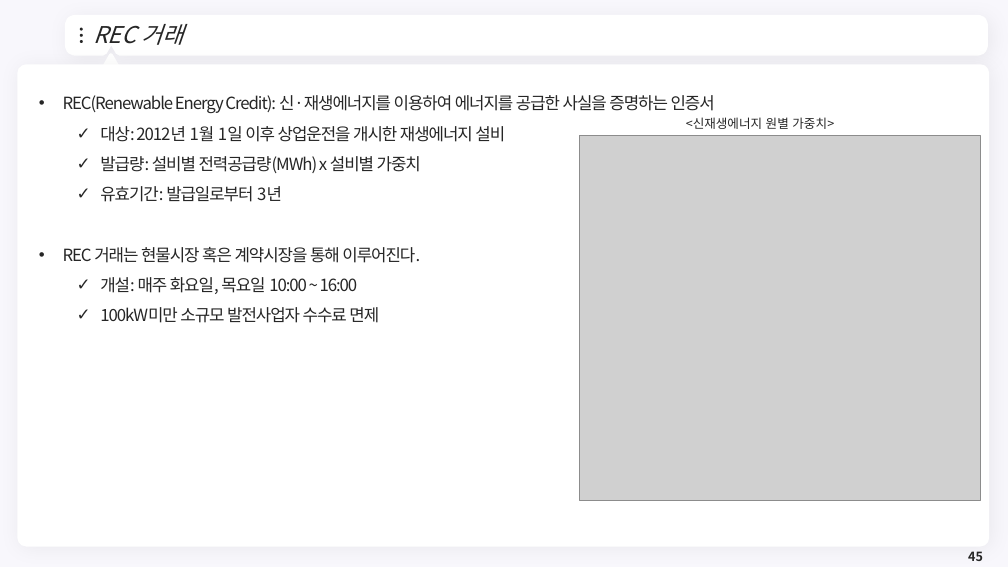
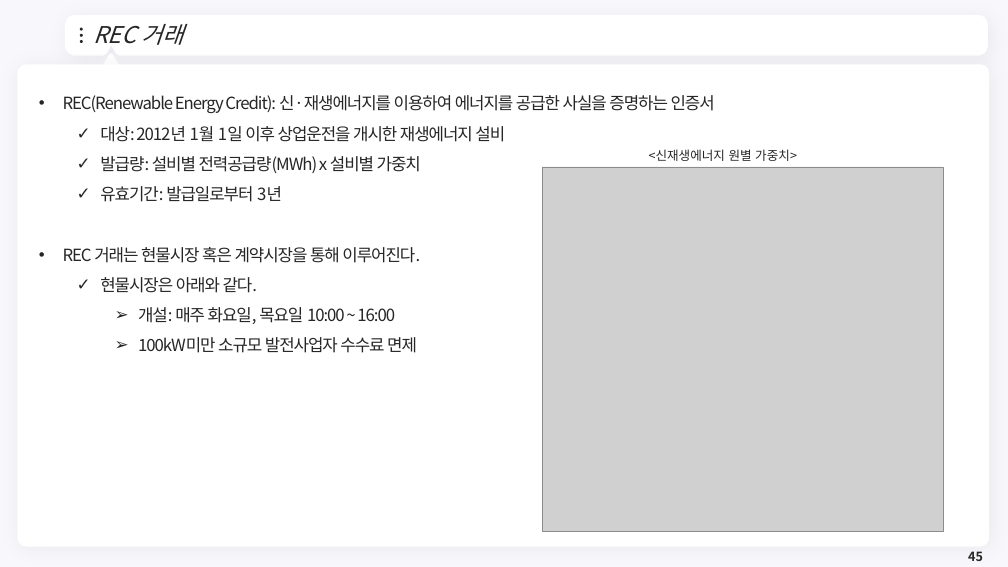
Before and after one commit to meandthey/Teaching, a slide deck: slide 45 of 에너지경제학/자원에너지경제학_Chapter_7 (재생에너지).pptx. Drawn at 1008x567 pixels with LibreOffice and Linux fonts; fonts in the diff are those of the drawing; grey boxes stand for pictures; background and template pictures are left out. Boxes give left, top, right and bottom in pixels: in the first picture for what was removed or moved away, otherwise in the second. Text is boxed around its words. In the diff, an @@ line names an element or a change of style, - is before the commit and + after.

```diff
--- a/에너지경제학/자원에너지경제학_Chapter_7 (재생에너지).pptx
+++ b/에너지경제학/자원에너지경제학_Chapter_7 (재생에너지).pptx
@@ text "<신재생에너지 원별 가중치>": place and size @@
-text "<신재생에너지 원별 가중치>" at [686, 117, 834, 129]
+text "<신재생에너지 원별 가중치>" at [649, 149, 797, 161]
@@ picture: place and size @@
-picture at [579, 135, 980, 500]
+picture at [542, 167, 943, 532]
@@ text at [100, 277, 258, 293]: paragraph added @@
+  ✓ 현물시장은 아래와 같다.
@@ text at [138, 307, 417, 353]: bullet ✓ to ➢; list level 2 to 3 in "개설: 매주 화요일, 목요일 10:00 ..."; list level 2 to 3 in "100kW미만 소규모 발전사업자 수수료 면제" @@
```
Also in this commit, not shown: 1 other slide changed.
